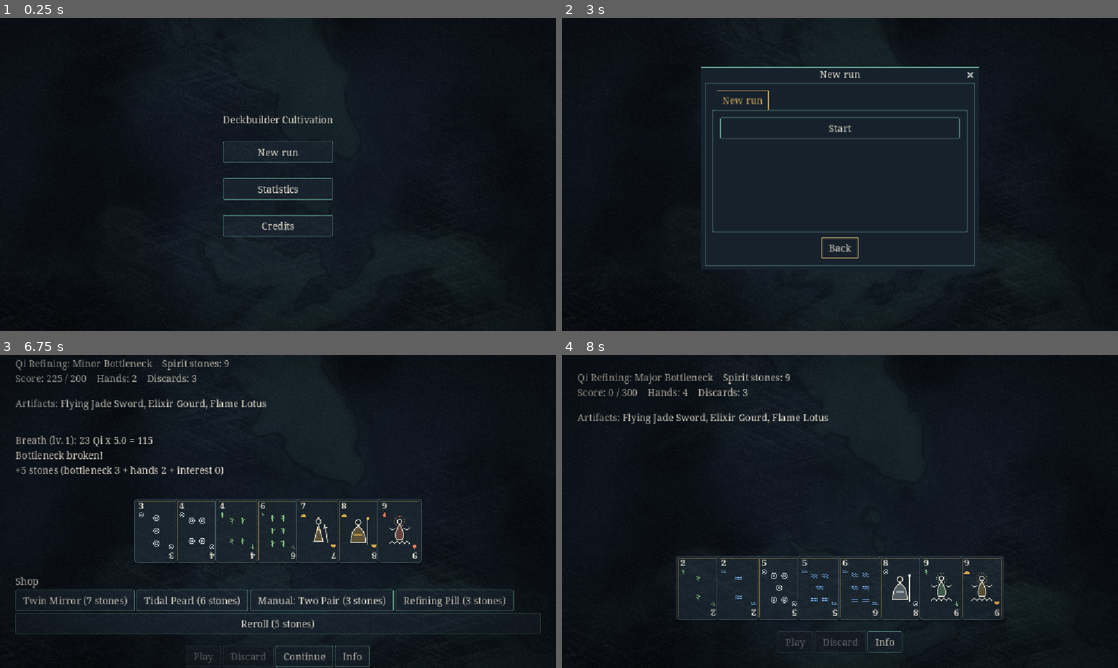
Above: before the commit, frames 1-4 (two rows, left to right).
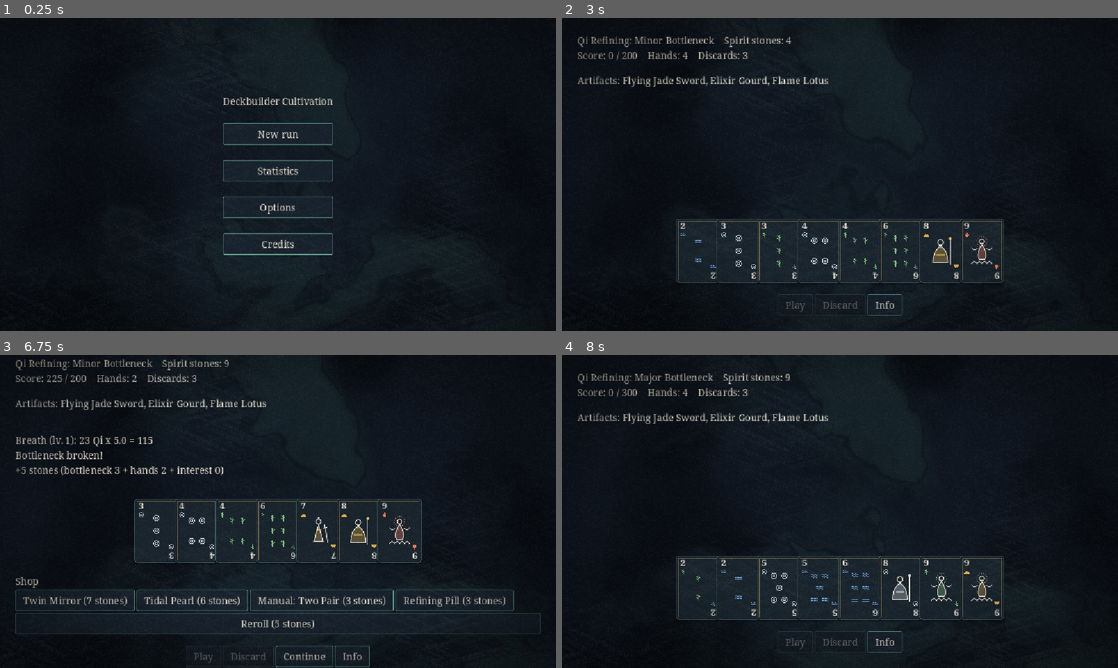
Above: after the commit, the same moments.

Repository: BazeOnigiri/deckbuilder-cultivation
Game: Godot game, scene res://ui/main/main.tscn
Same seed, same stepped clock (60 frames per second), same inputs: the game is played once before the commit and once after it.
Inputs (mouse positions are in pixels of both pictures, inside the frame that each line leads up to):
- Up to frame 1 (0.25 s): no input
- Up to frame 2 (3 s): click "Statistics" (after the commit: "Options") at 0.5 s; click "Back" at 1.25 s; click "New run" at 2 s; click "New run" at 2.75 s
- Up to frame 3 (6.75 s): click (278, 464) at 3.5 s, where only the run before the commit has a clickable "Start"; click (133, 583) at 4.27 s; click "Play" at 5 s; click (177, 583) at 5.77 s; click "Play" at 6.5 s
- Up to frame 4 (8 s): click "Continue" at 7.25 s

The runs differ from the first frame. In frame 1, 2.1% of the frame differs, in the area x 40-60%, y 25-76%; in frame 2, 5.0%, in the area x 2-80%, y 5-96%; in frame 3, less than 0.1%; in frame 4, nothing differs.

Commit message:
feat(options): ecran Options avec le reglage reduire les animations
- GameSettings (core/settings) : reglages du joueur sauvegardes dans
  user://reglages.json, versionnes et migres comme le profil. Valeur
  absente ou de mauvais type : valeur par defaut.
- Ecran Options depuis le menu (etat OPTIONS dans main), case
  « Reduire les animations », bouton Retour. Textes FR/EN.
- main applique le reglage via le parametre global de shader
  motion_scale (declare dans project.godot) : 0 fige le fond lavis.
- Tests : aller-retour disque, fichier absent, mauvais type, version
  plus recente ; l'ecran sauvegarde le reglage et affiche la valeur
  sauvegardee.

Co-Authored-By: Claude Opus 5.5 <noreply@anthropic.com>

Diff:
--- /dev/null
+++ b/core/settings/game_settings.gd
@@ -0,0 +1,36 @@
+class_name GameSettings
+extends RefCounted
+## Reglages du joueur, conserves d'une partie a l'autre.
+
+const VERSION := 1
+const DEFAULT_PATH := "user://reglages.json"
+
+## Coupe le mouvement continu (fond, cartes qui flottent) pour les joueurs que ca gene.
+var reduce_motion: bool = false
+
+
+func to_dict() -> Dictionary:
+	return {"reduce_motion": reduce_motion}
+
+
+## Le fichier vient du disque du joueur : une valeur absente ou de mauvais type garde sa valeur par defaut.
+static func from_dict(data: Dictionary) -> GameSettings:
+	var settings := GameSettings.new()
+	var reduce: Variant = data.get("reduce_motion", false)
+	settings.reduce_motion = reduce if reduce is bool else false
+	return settings
+
+
+static func load_from(storage: SaveStorage) -> GameSettings:
+	var data := SaveMigrator.migrate(storage.load_data(), VERSION, _migrations())
+	var settings: Variant = data.get("settings", {})
+	return from_dict(settings if settings is Dictionary else {})
+
+
+func save_to(storage: SaveStorage) -> bool:
+	return storage.save({"version": VERSION, "settings": to_dict()})
+
+
+## Exemple pour plus tard : {1: func(data: Dictionary) -> Dictionary: return data}
+static func _migrations() -> Dictionary:
+	return {}
--- a/localization/textes.csv
+++ b/localization/textes.csv
@@ -105,3 +105,6 @@
 UI_SAVED_STONES,Pierres spirituelles,Spirit stones
 UI_SAVED_ARTIFACTS,Artefacts,Artifacts
 UI_SAVED_PILLS,Pilules,Pills
+UI_OPTIONS_BUTTON,Options,Options
+UI_OPTIONS_TITLE,Options,Options
+UI_OPTIONS_REDUCE_MOTION,Réduire les animations,Reduce motion
--- a/project.godot
+++ b/project.godot
@@ -44,6 +44,13 @@
 
 3d/physics_engine="Jolt Physics"
 
+[shader_globals]
+
+motion_scale={
+"type": "float",
+"value": 1.0
+}
+
 [rendering]
 
 rendering_device/driver.windows="d3d12"
--- /dev/null
+++ b/test/unit/core/settings/test_game_settings.gd
@@ -0,0 +1,30 @@
+extends GutTest
+
+const PATH := "user://test_game_settings.json"
+
+
+func after_each() -> void:
+	SaveStorage.new(PATH).delete()
+
+
+func test_aller_retour_sur_disque() -> void:
+	var storage := SaveStorage.new(PATH)
+	var settings := GameSettings.new()
+	settings.reduce_motion = true
+	assert_true(settings.save_to(storage))
+	assert_true(GameSettings.load_from(storage).reduce_motion)
+
+
+func test_fichier_absent_donne_les_valeurs_par_defaut() -> void:
+	assert_false(GameSettings.load_from(SaveStorage.new(PATH)).reduce_motion)
+
+
+func test_valeur_de_mauvais_type_ignoree() -> void:
+	assert_false(GameSettings.from_dict({"reduce_motion": "oui"}).reduce_motion)
+	assert_false(GameSettings.from_dict({"reduce_motion": 1}).reduce_motion)
+
+
+func test_version_plus_recente_ignoree() -> void:
+	var storage := SaveStorage.new(PATH)
+	storage.save({"version": GameSettings.VERSION + 1, "settings": {"reduce_motion": true}})
+	assert_false(GameSettings.load_from(storage).reduce_motion)
--- a/test/unit/ui/test_main.gd
+++ b/test/unit/ui/test_main.gd
@@ -4,18 +4,26 @@
 const MAIN := preload("res://ui/main/main.tscn")
 const TEST_PROFILE := "user://test_profil_main.json"
 const TEST_RUN := "user://test_run_main.json"
+const TEST_SETTINGS := "user://test_reglages_main.json"
 
 
 func after_each() -> void:
 	SaveStorage.new(TEST_PROFILE).delete()
 	SaveStorage.new(TEST_RUN).delete()
+	SaveStorage.new(TEST_SETTINGS).delete()
 
 
 func _main() -> Control:
 	var instance := MAIN.instantiate()
 	instance.profile_path = TEST_PROFILE
 	instance.run_path = TEST_RUN
+	instance.settings_path = TEST_SETTINGS
 	return add_child_autofree(instance)
+
+
+## L'ecran affiche : _swap ajoute le nouveau a la fin, l'ancien n'est libere qu'a la frame suivante.
+func _current_screen(main: Node) -> Node:
+	return main.get_child(main.get_child_count() - 1)
 
 
 func _write_saved_run() -> void:
@@ -30,6 +38,7 @@
 	var menu := _main().get_child(0)
 	assert_not_null(menu.get_node_or_null("%StartButton"))
 	assert_not_null(menu.get_node_or_null("%StatsButton"))
+	assert_not_null(menu.get_node_or_null("%OptionsButton"))
 	assert_not_null(menu.get_node_or_null("%CreditsButton"))
 
 
@@ -42,3 +51,22 @@
 	_write_saved_run()
 	var menu := _main().get_child(0)
 	assert_true(menu.get_node("%ContinueButton").visible)
+
+
+func test_options_sauvegarde_reduire_les_animations() -> void:
+	var main := _main()
+	main.get_child(0).get_node("%OptionsButton").pressed.emit()
+	var options := _current_screen(main)
+	options.get_node("%ReduceMotion").button_pressed = true
+	assert_true(GameSettings.load_from(SaveStorage.new(TEST_SETTINGS)).reduce_motion)
+	options.get_node("%BackButton").pressed.emit()
+	assert_not_null(_current_screen(main).get_node_or_null("%OptionsButton"), "retour au menu")
+
+
+func test_options_affichent_le_reglage_sauvegarde() -> void:
+	var saved := GameSettings.new()
+	saved.reduce_motion = true
+	saved.save_to(SaveStorage.new(TEST_SETTINGS))
+	var main := _main()
+	main.get_child(0).get_node("%OptionsButton").pressed.emit()
+	assert_true(_current_screen(main).get_node("%ReduceMotion").button_pressed)
--- a/ui/main/main.gd
+++ b/ui/main/main.gd
@@ -1,14 +1,18 @@
 extends Control
-## Racine du jeu : machine a etats MENU / RUN / STATS.
-## Possede le contenu, le profil et la sauvegarde de run, partages entre les ecrans.
+## Racine du jeu : machine a etats MENU / RUN / STATS / OPTIONS.
+## Possede le contenu, le profil, les reglages et la sauvegarde de run, partages entre les ecrans.
 
 const MENU_SCENE := preload("res://ui/menu/menu_screen.tscn")
 const RUN_SCENE := preload("res://ui/round/round_screen.tscn")
 const STATS_SCENE := preload("res://ui/stats/stats_screen.tscn")
+const OPTIONS_SCENE := preload("res://ui/options/options_screen.tscn")
+## Parametre global de shader (declare dans project.godot) : 0 fige les shaders animes.
+const MOTION_SCALE := &"motion_scale"
 
 ## Les tests les remplacent pour ne pas toucher aux vraies sauvegardes.
 @export var profile_path: String = ProfileStats.DEFAULT_PATH
 @export var run_path: String = RunSnapshot.DEFAULT_PATH
+@export var settings_path: String = GameSettings.DEFAULT_PATH
 
 var _screen: Node
 var _content: GameContent
@@ -16,9 +20,14 @@
 var _profile_storage: SaveStorage
 var _tracker: ProfileTracker
 var _run_storage: SaveStorage
+var _settings: GameSettings
+var _settings_storage: SaveStorage
 
 
 func _ready() -> void:
+	_settings_storage = SaveStorage.new(settings_path)
+	_settings = GameSettings.load_from(_settings_storage)
+	_apply_settings()
 	_content = GameContent.load_default()
 	_profile_storage = SaveStorage.new(profile_path)
 	_profile = ProfileStats.load_from(_profile_storage)
@@ -34,7 +43,26 @@
 	menu.start_requested.connect(_start_new_run)
 	menu.continue_requested.connect(_continue_run)
 	menu.stats_requested.connect(_show_stats)
+	menu.options_requested.connect(_show_options)
 	_swap(menu)
+
+
+func _show_options() -> void:
+	var options := OPTIONS_SCENE.instantiate()
+	options.settings = _settings
+	options.settings_changed.connect(_on_settings_changed)
+	options.back_requested.connect(_show_menu)
+	_swap(options)
+
+
+func _on_settings_changed() -> void:
+	_apply_settings()
+	if not _settings.save_to(_settings_storage):
+		push_warning("Reglages non sauvegardes : %s" % _settings_storage.last_error)
+
+
+func _apply_settings() -> void:
+	RenderingServer.global_shader_parameter_set(MOTION_SCALE, 0.0 if _settings.reduce_motion else 1.0)
 
 
 func _show_stats() -> void:
--- a/ui/menu/menu_screen.gd
+++ b/ui/menu/menu_screen.gd
@@ -1,9 +1,10 @@
 extends Control
-## Menu principal : continuer, nouvelle partie, statistiques, credits.
+## Menu principal : continuer, nouvelle partie, statistiques, options, credits.
 
 signal start_requested
 signal continue_requested
 signal stats_requested
+signal options_requested
 
 ## Apercu de la run sauvegardee, null si aucune. Injecte par main avant add_child.
 var saved_run: RunState
@@ -14,6 +15,7 @@
 	%ContinueButton.pressed.connect(continue_requested.emit)
 	%StartButton.pressed.connect(_show_play_dialog)
 	%StatsButton.pressed.connect(stats_requested.emit)
+	%OptionsButton.pressed.connect(options_requested.emit)
 	%CreditsButton.pressed.connect(_show_credits)
 
 
--- a/ui/menu/menu_screen.tscn
+++ b/ui/menu/menu_screen.tscn
@@ -43,6 +43,11 @@
 layout_mode = 2
 text = "UI_STATS_BUTTON"
 
+[node name="OptionsButton" type="Button" parent="Center/Layout"]
+unique_name_in_owner = true
+layout_mode = 2
+text = "UI_OPTIONS_BUTTON"
+
 [node name="CreditsButton" type="Button" parent="Center/Layout"]
 unique_name_in_owner = true
 layout_mode = 2
--- /dev/null
+++ b/ui/options/options_screen.gd
@@ -0,0 +1,21 @@
+extends Control
+## Ecran des reglages du joueur.
+
+signal back_requested
+## Emis a chaque changement : main sauvegarde et applique.
+signal settings_changed
+
+## Injecte par main avant l'ajout a l'arbre. Par defaut des reglages neufs (scene lancee seule, tests).
+var settings: GameSettings = GameSettings.new()
+
+
+func _ready() -> void:
+	# Avant de brancher le signal : afficher la valeur ne doit pas compter comme un changement.
+	%ReduceMotion.button_pressed = settings.reduce_motion
+	%ReduceMotion.toggled.connect(_on_reduce_motion_toggled)
+	%BackButton.pressed.connect(back_requested.emit)
+
+
+func _on_reduce_motion_toggled(on: bool) -> void:
+	settings.reduce_motion = on
+	settings_changed.emit()
--- /dev/null
+++ b/ui/options/options_screen.tscn
@@ -0,0 +1,39 @@
+[gd_scene format=3]
+
+[ext_resource type="Script" path="res://ui/options/options_screen.gd" id="1"]
+
+[node name="OptionsScreen" type="Control"]
+layout_mode = 3
+anchors_preset = 15
+anchor_right = 1.0
+anchor_bottom = 1.0
+grow_horizontal = 2
+grow_vertical = 2
+script = ExtResource("1")
+
+[node name="Center" type="CenterContainer" parent="."]
+layout_mode = 1
+anchors_preset = 15
+anchor_right = 1.0
+anchor_bottom = 1.0
+grow_horizontal = 2
+grow_vertical = 2
+
+[node name="Layout" type="VBoxContainer" parent="Center"]
+layout_mode = 2
+theme_override_constants/separation = 32
+
+[node name="Title" type="Label" parent="Center/Layout"]
+layout_mode = 2
+text = "UI_OPTIONS_TITLE"
+horizontal_alignment = 1
+
+[node name="ReduceMotion" type="CheckButton" parent="Center/Layout"]
+unique_name_in_owner = true
+layout_mode = 2
+text = "UI_OPTIONS_REDUCE_MOTION"
+
+[node name="BackButton" type="Button" parent="Center/Layout"]
+unique_name_in_owner = true
+layout_mode = 2
+text = "UI_BACK"
--- a/ui/theme/lavis.gdshader
+++ b/ui/theme/lavis.gdshader
@@ -12,11 +12,13 @@
 uniform float speed = 0.02;
 uniform float warp = 1.5;
 uniform float strength : hint_range(0.0, 1.0) = 0.7;
+// Reglage « reduire les animations » : 0 fige le lavis (pose par main, declare dans project.godot).
+global uniform float motion_scale;
 
 void fragment() {
 	// Coordonnees en hauteurs d'ecran : meme rendu quel que soit le format de la fenetre.
 	vec2 p = FRAGCOORD.xy * SCREEN_PIXEL_SIZE.y * scale;
-	float t = TIME * speed;
+	float t = TIME * speed * motion_scale;
 	vec2 q = vec2(fbm(p + vec2(0.0, t)), fbm(p + vec2(5.2, 1.3) - t));
 	vec2 r = vec2(fbm(p + warp * q + vec2(1.7, 9.2) + t), fbm(p + warp * q + vec2(8.3, 2.8) - t));
 	float f = fbm(p + warp * r);
Not shown, added: core/settings/game_settings.gd.uid
Binary file changed: localization/textes.en.translation
Binary file changed: localization/textes.fr.translation
Not shown, added: test/unit/core/settings/test_game_settings.gd.uid
Not shown, added: ui/options/options_screen.gd.uid
Not shown, changed: CHANGELOG.md
